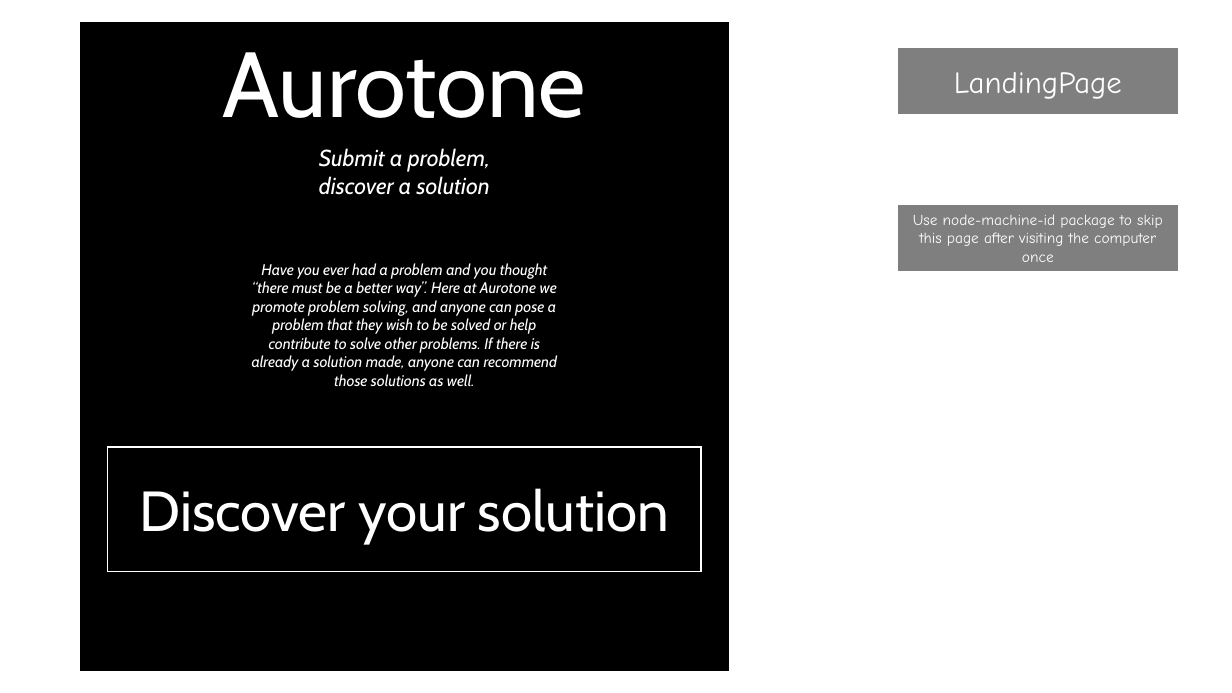
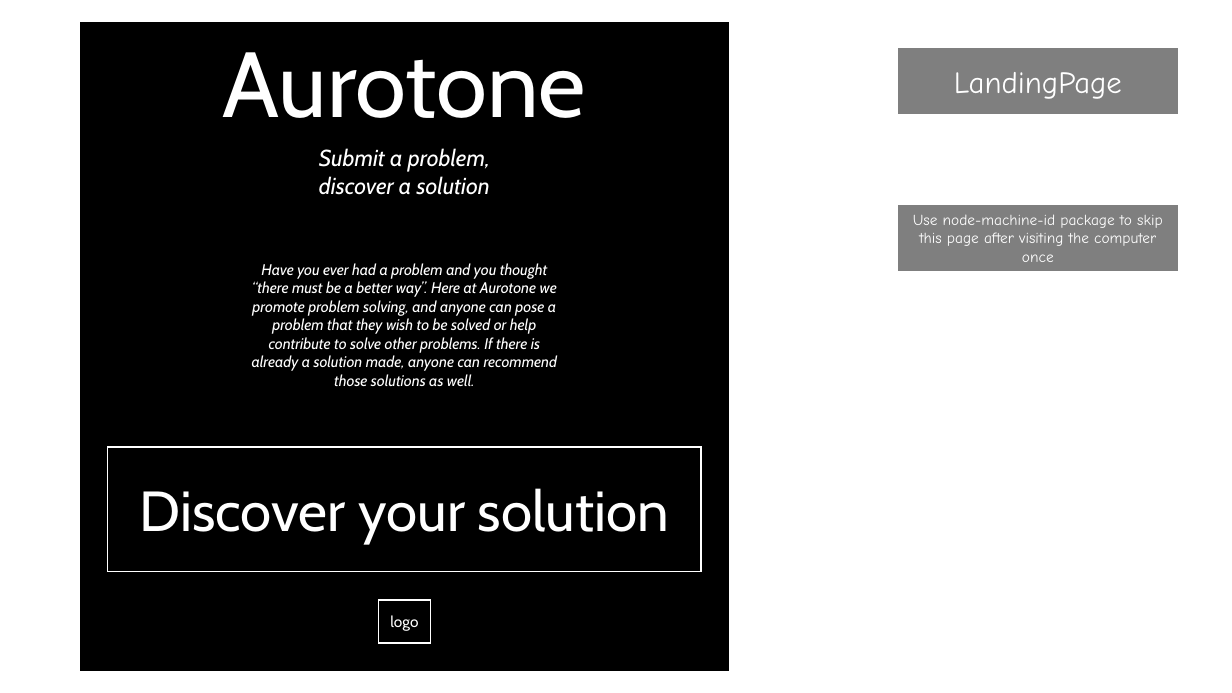
Before and after one commit to Tolterix/Aurotone, a slide deck: slide 6 of ProjectDesign/Molecule.pptx. Drawn at 1232x693 pixels with LibreOffice and Linux fonts; fonts in the diff are those of the drawing; background and template pictures are left out. Boxes give left, top, right and bottom in pixels: in the first picture for what was removed or moved away, otherwise in the second. Text is boxed around its words. In the diff, an @@ line names an element or a change of style, - is before the commit and + after.

```diff
--- a/ProjectDesign/Molecule.pptx
+++ b/ProjectDesign/Molecule.pptx
@@ rectangle added at (379,600,431,643), fill #000000, outline #FFFFFF 1 pt, 12 pt, text #FFFFFF @@
+logo
```
Also in this commit, not shown: 14 other files.
